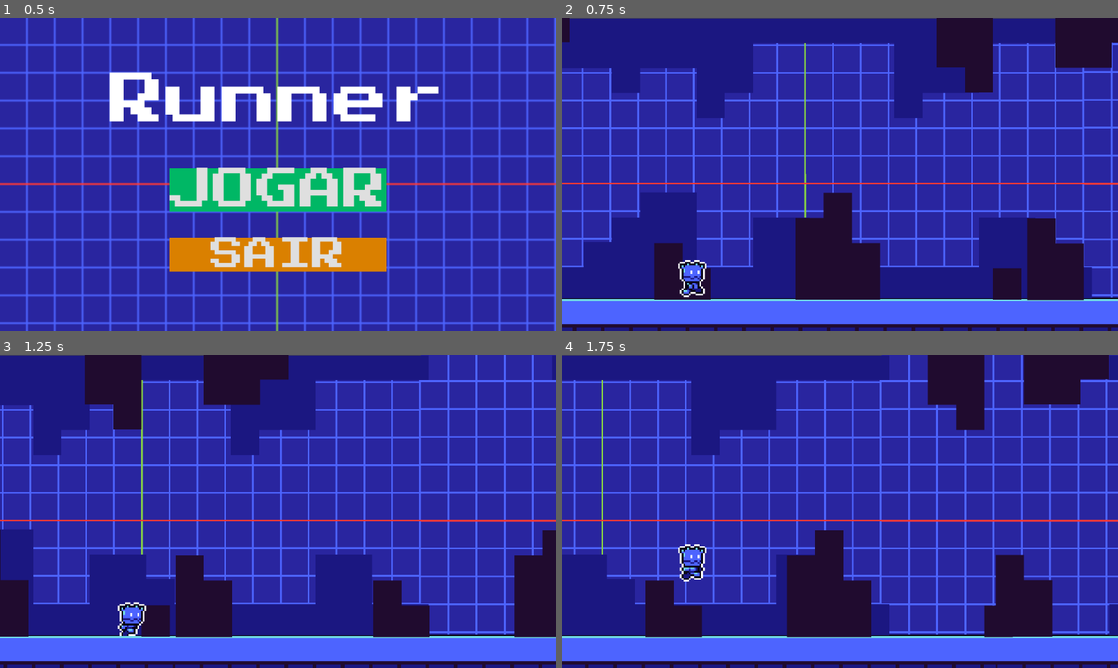
Above: before the commit, frames 1-4 (two rows, left to right).
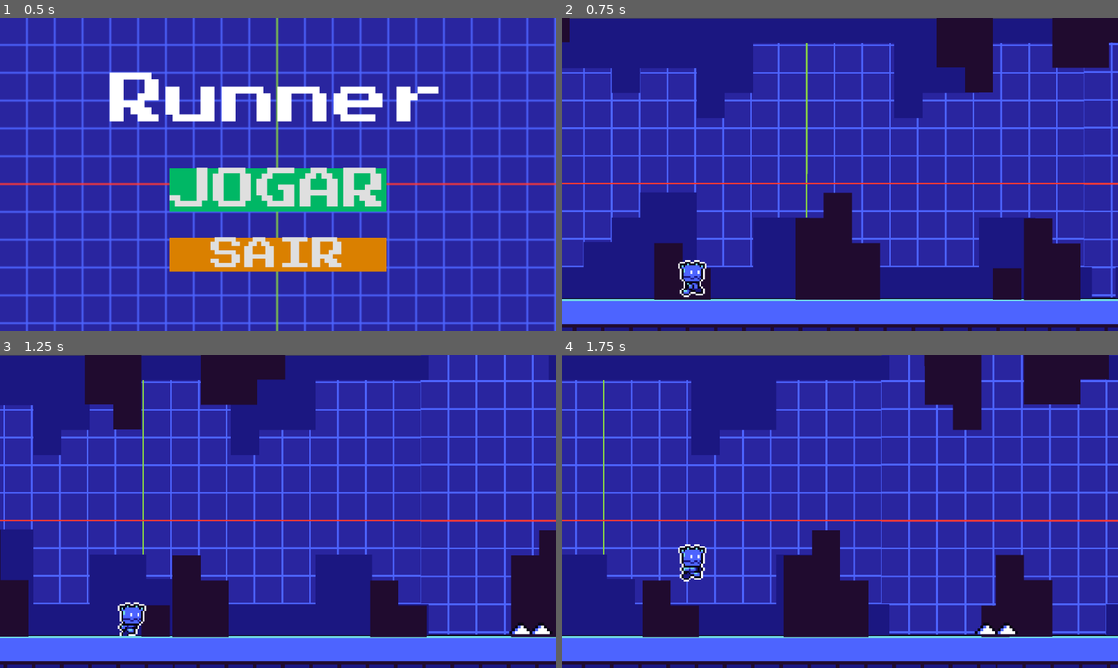
Above: after the commit, the same moments.

Repository: DaniloNevesSantos/runner
Game: Godot game, scene res://control.tscn
The game is run twice, just before and just after one commit, with the same random seed, the same clock (stepped at 60 frames per second) and the same inputs.
Inputs:
- Up to frame 1 (0.5 s): no input
- Up to frame 2 (0.75 s): click "JOGAR" at 0.5 s
- Up to frame 3 (1.25 s): no input
- Up to frame 4 (1.75 s): tap Space (ui_select) at 1.52 s

Frame 1 is identical in both runs. In frame 2, 6.2% of the frame differs, in the area x 3-100%, y 0-100%; in frame 3, 6.0%; in frame 4, 4.9%.

Commit message:
terceira parte
começo da terceira parte

Diff:
--- /dev/null
+++ b/cena/gerador_itens.gd
@@ -0,0 +1,11 @@
+extends Node2D
+
+@export var cena_item = preload("res://cena/item.tscn")
+
+var time = 0.0
+func _process(delta: float) -> void:
+	time += 1
+	if time == 1.5:
+		var Item = cena_item.instantiate()
+		Item.position.y = randi_range(330, 530)
+		add_child(Item)
--- /dev/null
+++ b/cena/gerador_obstaculos.gd
@@ -0,0 +1,10 @@
+extends Node2D
+
+@export var cena_obstaculo = preload("res://cena/obstaculo.tscn")
+
+var time = 0.0
+func _process(delta: float) -> void:
+	time += 1
+	if time == 2:
+		var obstaculo = cena_obstaculo.instantiate()
+		add_child(obstaculo)
--- /dev/null
+++ b/cena/item.tscn
@@ -0,0 +1,72 @@
+[gd_scene format=3 uid="uid://bv702wh34sym0"]
+
+[ext_resource type="Script" uid="uid://ddlnoluv0q6di" path="res://item.gd" id="1_s37gr"]
+[ext_resource type="Texture2D" uid="uid://b2tcgwai5wgbt" path="res://cena/enemies.png" id="2_5clpt"]
+
+[sub_resource type="AtlasTexture" id="AtlasTexture_fg2x0"]
+atlas = ExtResource("2_5clpt")
+region = Rect2(0, 0, 48, 32)
+
+[sub_resource type="AtlasTexture" id="AtlasTexture_kcyqy"]
+atlas = ExtResource("2_5clpt")
+region = Rect2(48, 0, 48, 32)
+
+[sub_resource type="AtlasTexture" id="AtlasTexture_5pjd6"]
+atlas = ExtResource("2_5clpt")
+region = Rect2(96, 0, 48, 32)
+
+[sub_resource type="AtlasTexture" id="AtlasTexture_euf58"]
+atlas = ExtResource("2_5clpt")
+region = Rect2(0, 0, 48, 32)
+
+[sub_resource type="AtlasTexture" id="AtlasTexture_td5gx"]
+atlas = ExtResource("2_5clpt")
+region = Rect2(48, 0, 48, 32)
+
+[sub_resource type="AtlasTexture" id="AtlasTexture_mufrf"]
+atlas = ExtResource("2_5clpt")
+region = Rect2(96, 0, 48, 32)
+
+[sub_resource type="SpriteFrames" id="SpriteFrames_lykyj"]
+animations = [{
+"frames": [{
+"duration": 1.0,
+"texture": SubResource("AtlasTexture_fg2x0")
+}, {
+"duration": 1.0,
+"texture": SubResource("AtlasTexture_kcyqy")
+}, {
+"duration": 1.0,
+"texture": SubResource("AtlasTexture_5pjd6")
+}, {
+"duration": 1.0,
+"texture": SubResource("AtlasTexture_euf58")
+}, {
+"duration": 1.0,
+"texture": SubResource("AtlasTexture_td5gx")
+}, {
+"duration": 1.0,
+"texture": SubResource("AtlasTexture_mufrf")
+}],
+"loop": true,
+"name": &"default",
+"speed": 5.0
+}]
+
+[sub_resource type="RectangleShape2D" id="RectangleShape2D_s37gr"]
+size = Vector2(53, 32)
+
+[node name="Item" type="Area2D" unique_id=2009569649]
+position = Vector2(1150, 362)
+script = ExtResource("1_s37gr")
+
+[node name="Animação" type="AnimatedSprite2D" parent="." unique_id=1352395252]
+texture_filter = 1
+position = Vector2(90.666626, 62.833344)
+scale = Vector2(1.9861108, 1.9895833)
+sprite_frames = SubResource("SpriteFrames_lykyj")
+frame_progress = 0.66345614
+
+[node name="CorpoAnimação" type="CollisionShape2D" parent="." unique_id=1249195122]
+position = Vector2(93.166626, 77.83334)
+shape = SubResource("RectangleShape2D_s37gr")
--- a/cena/jogo.tscn
+++ b/cena/jogo.tscn
@@ -7,6 +7,8 @@
 [ext_resource type="Texture2D" uid="uid://3etsybdh0a4u" path="res://cena/middleground1.png" id="5_k2165"]
 [ext_resource type="Script" uid="uid://d3opdbfjoc5pd" path="res://cena/jogador.gd" id="6_3vra5"]
 [ext_resource type="Texture2D" uid="uid://bkr7m2nfgy1id" path="res://cena/player.png" id="7_dqc8a"]
+[ext_resource type="Script" uid="uid://dga3hngr41ysa" path="res://cena/gerador_obstaculos.gd" id="8_dqc8a"]
+[ext_resource type="Script" uid="uid://bvrld6tnt7yrk" path="res://cena/gerador_itens.gd" id="9_k2165"]
 
 [sub_resource type="RectangleShape2D" id="RectangleShape2D_k2165"]
 size = Vector2(319.88037, 30.181808)
@@ -81,7 +83,7 @@
 
 [node name="Fundo" type="Sprite2D" parent="." unique_id=1774340927]
 texture_filter = 1
-position = Vector2(-1.0000019, 1.0000038)
+position = Vector2(1.9999979, 1.0000038)
 scale = Vector2(3.603125, 3.5777776)
 texture = ExtResource("2_3118s")
 centered = false
@@ -95,7 +97,7 @@
 
 [node name="Chao" type="Sprite2D" parent="." unique_id=1905196955]
 texture_filter = 1
-position = Vector2(1159, 520)
+position = Vector2(1152, 520)
 scale = Vector2(3.65625, 3.6666665)
 texture = ExtResource("3_3vra5")
 centered = false
@@ -127,7 +129,7 @@
 
 [node name="MeioAzul2" type="Sprite2D" parent="." unique_id=1178800518]
 texture_filter = 1
-position = Vector2(1157.0001, 1)
+position = Vector2(1150.0001, 1)
 scale = Vector2(3.6718748, 3.216667)
 texture = ExtResource("4_dqc8a")
 centered = false
@@ -141,7 +143,7 @@
 
 [node name="MeioPreto2" type="Sprite2D" parent="." unique_id=69338450]
 texture_filter = 1
-position = Vector2(1164, -0.9999995)
+position = Vector2(1157, -0.9999995)
 scale = Vector2(3.65625, 3.25)
 texture = ExtResource("5_k2165")
 centered = false
@@ -164,3 +166,9 @@
 scale = Vector2(0.99999994, 1)
 sprite_frames = SubResource("SpriteFrames_jr4ny")
 animation = &"pular"
+
+[node name="GeradorObstaculos" type="Node2D" parent="." unique_id=330810139]
+script = ExtResource("8_dqc8a")
+
+[node name="GeradorItens" type="Node2D" parent="." unique_id=1497088120]
+script = ExtResource("9_k2165")
--- /dev/null
+++ b/cena/obstaculo.tscn
@@ -0,0 +1,21 @@
+[gd_scene format=3 uid="uid://cu5lgawfw3ttq"]
+
+[ext_resource type="Script" uid="uid://d4myqkv82l1qe" path="res://obstaculo.gd" id="1_mblov"]
+[ext_resource type="Texture2D" uid="uid://hj52gisgucgo" path="res://cena/thorn.png" id="2_uok3k"]
+
+[sub_resource type="RectangleShape2D" id="RectangleShape2D_ivw4x"]
+size = Vector2(91, 27)
+
+[node name="Obstaculo" type="Area2D" unique_id=483363050]
+position = Vector2(1133, 346)
+script = ExtResource("1_mblov")
+
+[node name="ImagemObstaculo" type="Sprite2D" parent="." unique_id=423489331]
+texture_filter = 1
+position = Vector2(223, 183.50003)
+scale = Vector2(6, 6.0625)
+texture = ExtResource("2_uok3k")
+
+[node name="CorpoObstaculo" type="CollisionShape2D" parent="." unique_id=452696240]
+position = Vector2(223, 222)
+shape = SubResource("RectangleShape2D_ivw4x")
--- /dev/null
+++ b/item.gd
@@ -0,0 +1,8 @@
+extends Area2D
+
+@export var velocidade: int
+func _ready() -> void:
+	velocidade = 400
+
+func _process(delta: float) -> void:
+	$".".position.x -= velocidade*delta*1.5
--- /dev/null
+++ b/obstaculo.gd
@@ -0,0 +1,11 @@
+extends Area2D
+
+@export var velocidade: int
+func _ready() -> void:
+	velocidade = 400
+
+func _process(delta: float) -> void:
+	$".".position.x -= velocidade*delta
+	if $".".position.x < -1152:
+		$".".position.x = 1152
+		$".".position.x -= velocidade*delta*2
Binary file added: cena/enemies.png
Not shown, added: cena/enemies.png.import
Not shown, added: cena/gerador_itens.gd.uid
Not shown, added: cena/gerador_obstaculos.gd.uid
Binary file added: cena/thorn.png
Not shown, added: cena/thorn.png.import
Not shown, added: item.gd.uid
Not shown, added: obstaculo.gd.uid
